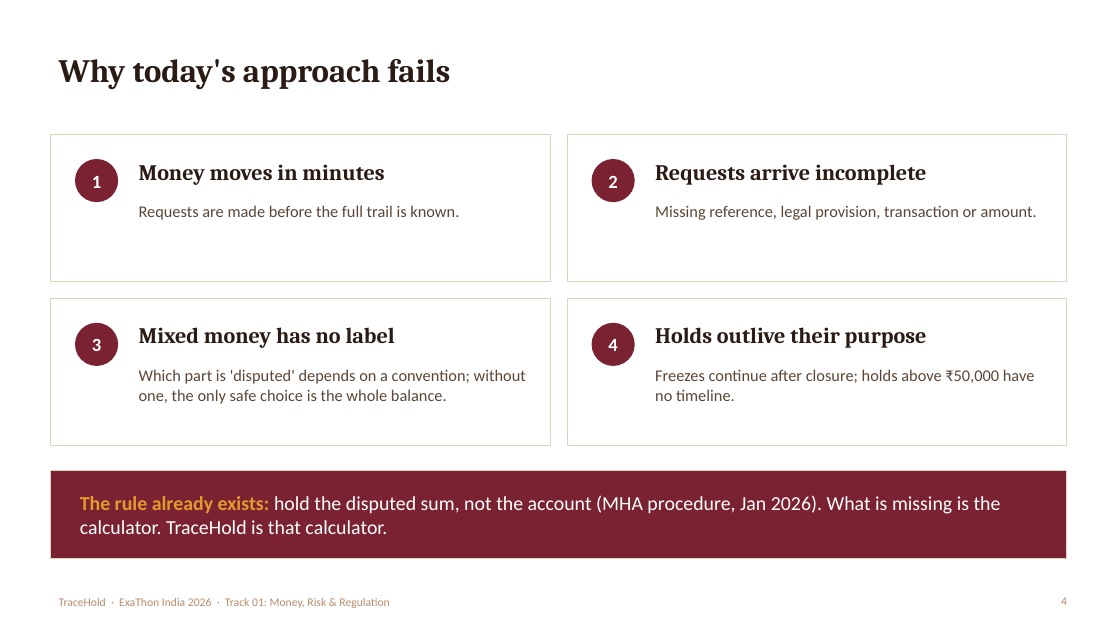
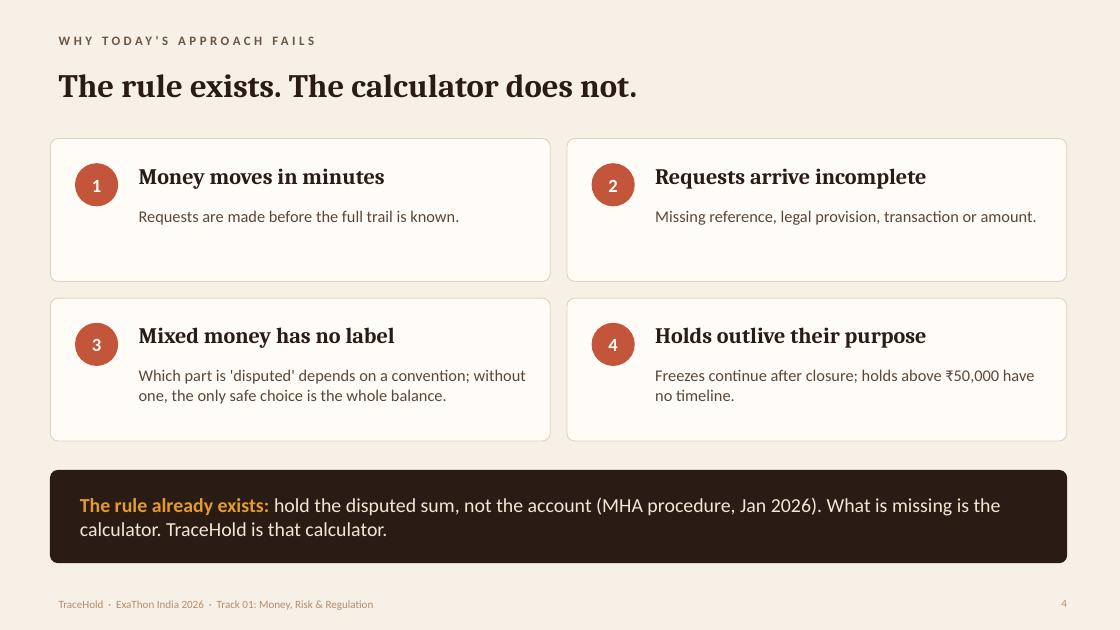
Before and after one commit to lisamehta0791/TraceHold, a slide deck: slide 4 of docs/TraceHold-Pitch-Deck.pptx. Drawn at 1120x630 pixels with LibreOffice and Linux fonts; fonts in the diff are those of the drawing. Boxes give left, top, right and bottom in pixels: in the first picture for what was removed or moved away, otherwise in the second. Text is boxed around its words. In the diff, an @@ line names an element or a change of style, - is before the commit and + after.

```diff
--- a/docs/TraceHold-Pitch-Deck.pptx
+++ b/docs/TraceHold-Pitch-Deck.pptx
@@ background #FFFFFF to #F6F0E6 @@
@@ text at (x1=162, y1=36, x2=168, y2=45): text changed; size 28 to 11 pt; font Cambria to Calibri; text colour #2A1B14 to #695544 @@
-Why today's approach fails
+WHY TODAY'S APPROACH FAILS
@@ title added at (x1=59, y1=74, x2=637, y2=98), 28 pt, text #2A1B14, bold @@
+The rule exists. The calculator does not.
@@ rectangle removed at (x1=50, y1=134, x2=550, y2=281) @@
@@ rounded rectangle added at (x1=50, y1=139, x2=550, y2=281), fill #FFFCF7, outline #E0D2BC 0.75 pt @@
@@ rectangle removed at (x1=567, y1=134, x2=1067, y2=281) @@
@@ rounded rectangle added at (x1=567, y1=139, x2=1067, y2=281), fill #FFFCF7, outline #E0D2BC 0.75 pt @@
@@ text colour #FFFFFF to #FFFCF7 in 4 elements at (x1=92, y1=339, x2=101, y2=351), (x1=608, y1=339, x2=617, y2=351), (x1=92, y1=180, x2=101, y2=192), (x1=608, y1=180, x2=617, y2=192) @@
@@ 2 texts, 2 ellipses moved together from (x1=76, y1=160, x2=926, y2=202) to (x1=76, y1=164, x2=926, y2=206) @@
@@ fill #7A2232 to #C2553A; outline #7A2232 1 pt to #C2553A 1 pt in 4 elements at (x1=76, y1=323, x2=118, y2=365), (x1=592, y1=323, x2=634, y2=365), (x1=76, y1=164, x2=118, y2=206), (x1=592, y1=164, x2=634, y2=206) @@
@@ text "Requests are made before the ..." moved from (x1=139, y1=205, x2=459, y2=220) to (x1=139, y1=210, x2=459, y2=225) @@
@@ text "Missing reference, legal provision, transaction ..." moved from (x1=655, y1=205, x2=1037, y2=220) to (x1=655, y1=210, x2=1037, y2=225) @@
@@ rectangle removed at (x1=50, y1=298, x2=550, y2=445) @@
@@ rounded rectangle added at (x1=50, y1=298, x2=550, y2=441), fill #FFFCF7, outline #E0D2BC 0.75 pt @@
@@ rectangle removed at (x1=567, y1=298, x2=1067, y2=445) @@
@@ rounded rectangle added at (x1=567, y1=298, x2=1067, y2=441), fill #FFFCF7, outline #E0D2BC 0.75 pt @@
@@ rectangle removed at (x1=50, y1=471, x2=1067, y2=559) @@
@@ rounded rectangle added at (x1=50, y1=471, x2=1067, y2=563), fill #2A1B14, outline #2A1B14 0.75 pt @@
@@ text "The rule already exists: hold ..." at (x1=80, y1=497, x2=1001, y2=536): text colour #FFFFFF to #F3E7D3 in "hold the disputed sum, not the account ..." @@
@@ text "TraceHold · ExaThon India 2026 ..." at (x1=59, y1=600, x2=374, y2=610): size 10 to 9.5 pt @@
@@ page number at (x1=1061, y1=600, x2=1067, y2=607): size 10 to 9.5 pt @@
```
Also in this commit, not shown: 15 other slides changed, 2 slides added, 7 other files.
